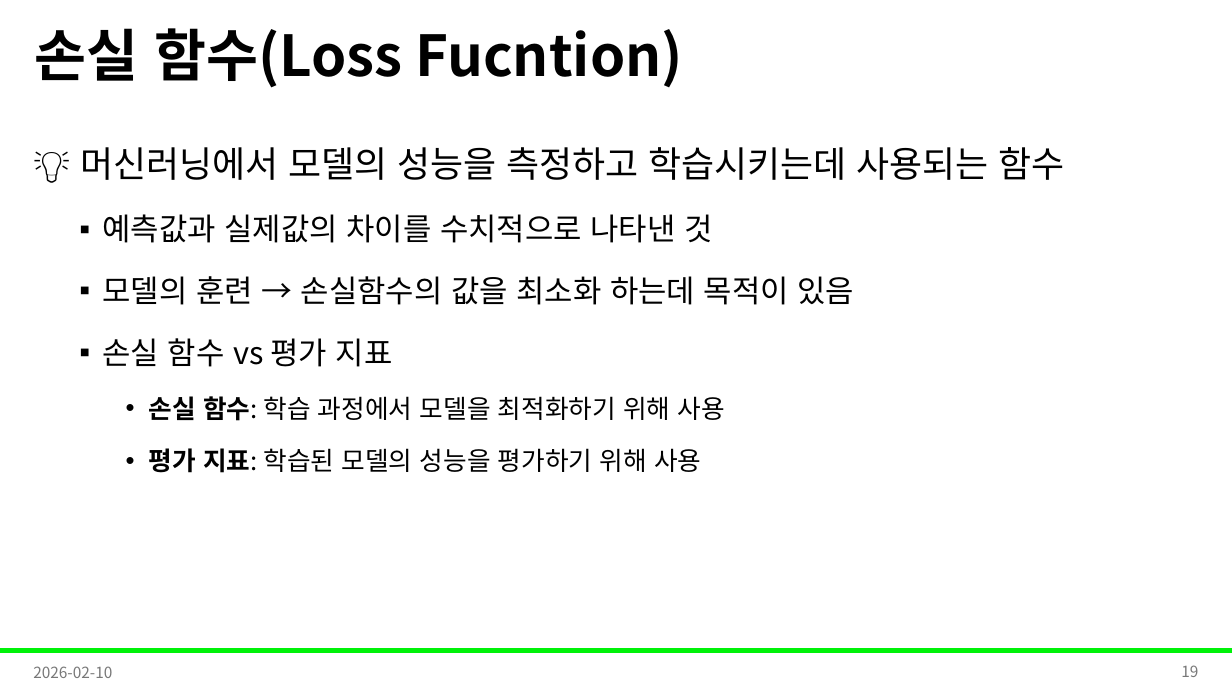
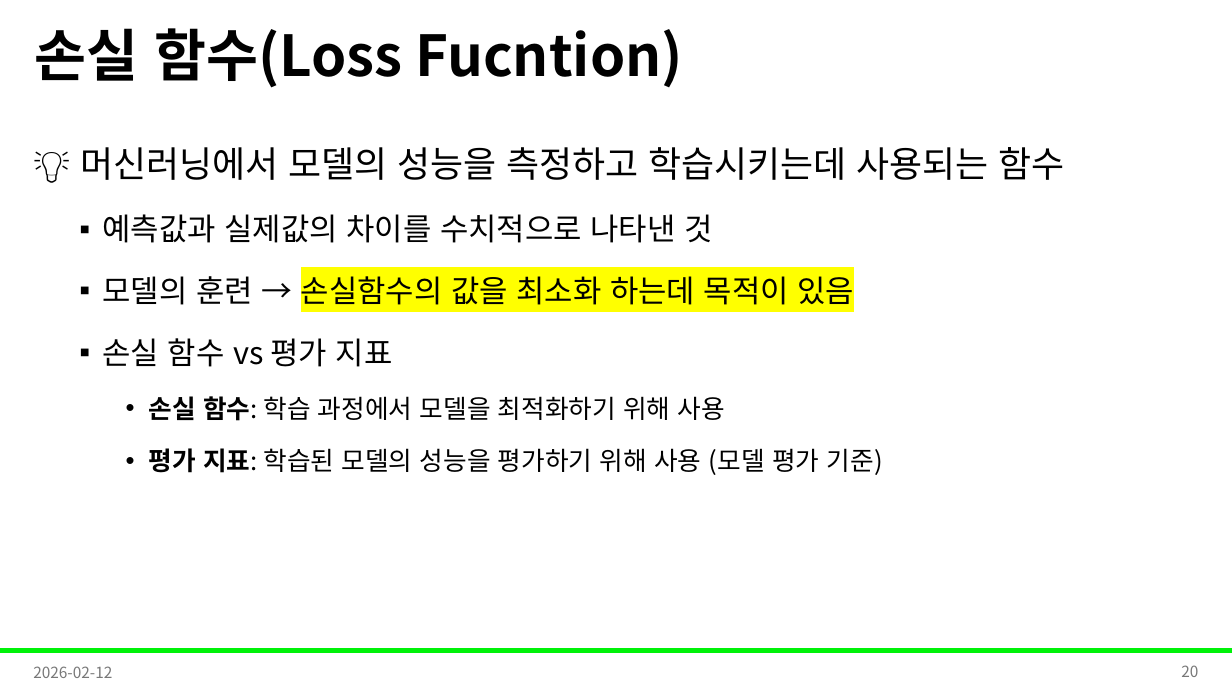
Before and after one commit to Leader-Lesson/KDT_RE_5th, a slide deck: slide 20 of material/5_AI/09_회귀와경사하강법.pptx (slide 19 before the commit). Drawn at 1232x693 pixels with LibreOffice and Linux fonts; fonts in the diff are those of the drawing; background and template pictures are left out. Boxes give left, top, right and bottom in pixels: in the first picture for what was removed or moved away, otherwise in the second. Text is boxed around its words. In the diff, an @@ line names an element or a change of style, - is before the commit and + after.

```diff
--- a/material/5_AI/09_회귀와경사하강법.pptx
+++ b/material/5_AI/09_회귀와경사하강법.pptx
@@ text at (103,271,855,311): highlight none to #FFFF00 in "손실함수의 값을 최소화 하는데 목적이 있음" @@
@@ text at (149,448,883,475): text changed @@
-    • 평가 지표: 학습된 모델의 성능을 평가하기 위해 사용
+    • 평가 지표: 학습된 모델의 성능을 평가하기 위해 사용 (모델 평가 기준)
@@ text at (33,666,112,678): text changed @@
-2026-02-10
+2026-02-12
@@ page number at (1181,665,1198,677): text changed @@
-19
+20
```
Also in this commit, not shown: 34 other slides changed, 3 slides added, 2 other files.
